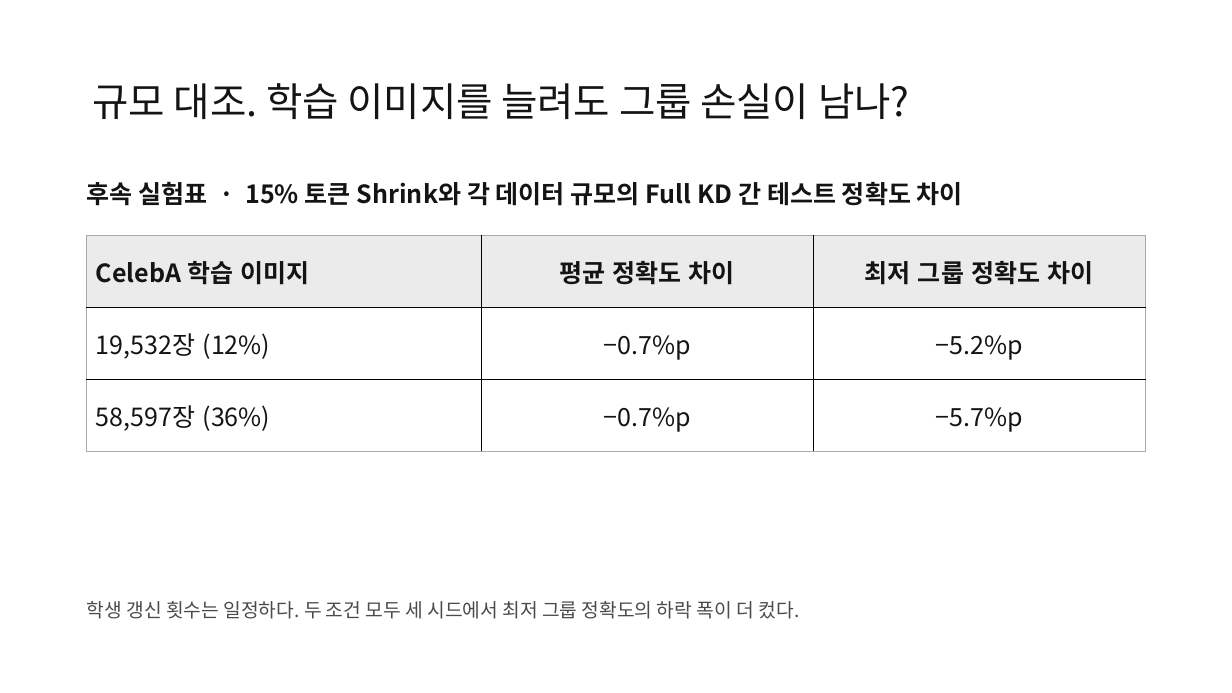
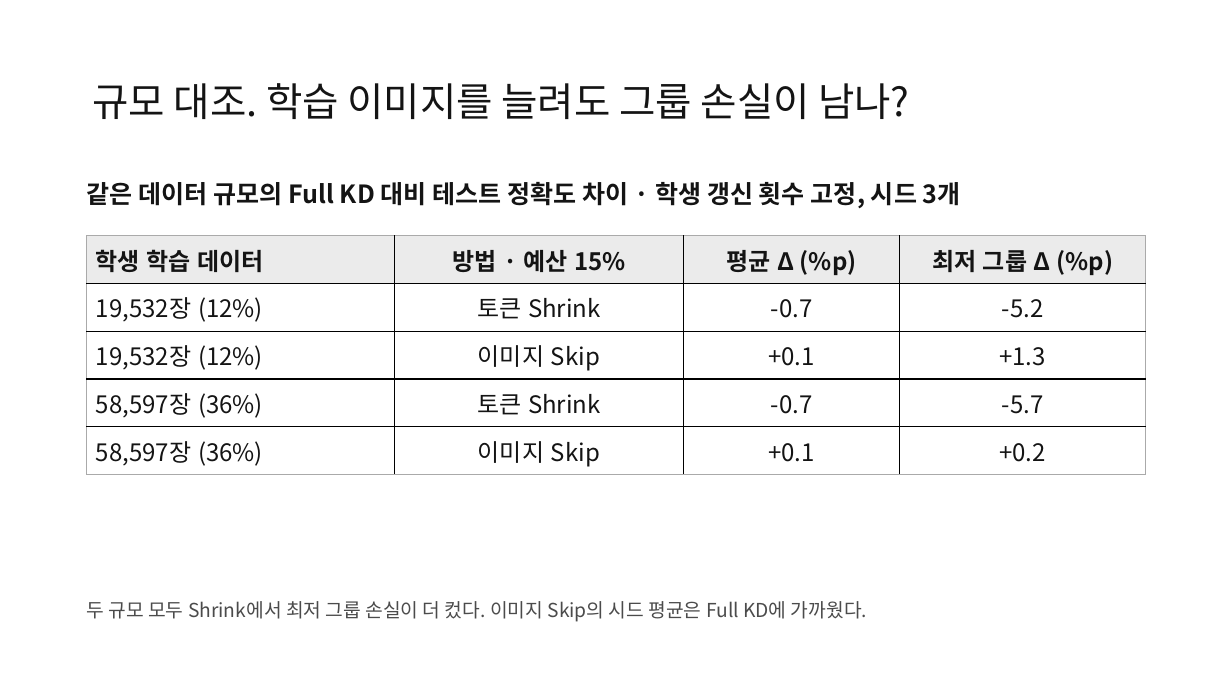
Before and after one commit to jeehoo0507/Efficient-KD-for-Vision, a slide deck: slide 14 of presentations/vision-kd-seminar/EKD-seminar.pptx. Drawn at 1232x693 pixels with LibreOffice and Linux fonts; fonts in the diff are those of the drawing. Boxes give left, top, right and bottom in pixels: in the first picture for what was removed or moved away, otherwise in the second. Text is boxed around its words. In the diff, an @@ line names an element or a change of style, - is before the commit and + after.

```diff
--- a/presentations/vision-kd-seminar/EKD-seminar.pptx
+++ b/presentations/vision-kd-seminar/EKD-seminar.pptx
@@ text at <box>87,182,961,208</box>: text changed @@
-후속 실험표 · 15% 토큰 Shrink와 각 데이터 규모의 Full KD 간 테스트 정확도 차이
+같은 데이터 규모의 Full KD 대비 테스트 정확도 차이 · 학생 갱신 횟수 고정, 시드 3개
@@ table at <box>87,236,1145,474</box> @@
-CelebA 학습 이미지 | 평균 정확도 차이 | 최저 그룹 정확도 차이
-19,532장 (12%) | −0.7%p | −5.2%p
-58,597장 (36%) | −0.7%p | −5.7%p
+학생 학습 데이터 | 방법 · 예산 15% | 평균 Δ (%p) | 최저 그룹 Δ (%p)
+19,532장 (12%) | 토큰 Shrink | -0.7 | -5.2
+19,532장 (12%) | 이미지 Skip | +0.1 | +1.3
+58,597장 (36%) | 토큰 Shrink | -0.7 | -5.7
+58,597장 (36%) | 이미지 Skip | +0.1 | +0.2
@@ text at <box>87,601,867,622</box>: text changed @@
-학생 갱신 횟수는 일정하다. 두 조건 모두 세 시드에서 최저 그룹 정확도의 하락 폭이 더 컸다.
+두 규모 모두 Shrink에서 최저 그룹 손실이 더 컸다. 이미지 Skip의 시드 평균은 Full KD에 가까웠다.
```
Also in this commit, not shown: 4 other slides changed, 3 slides added, 14 other files.
